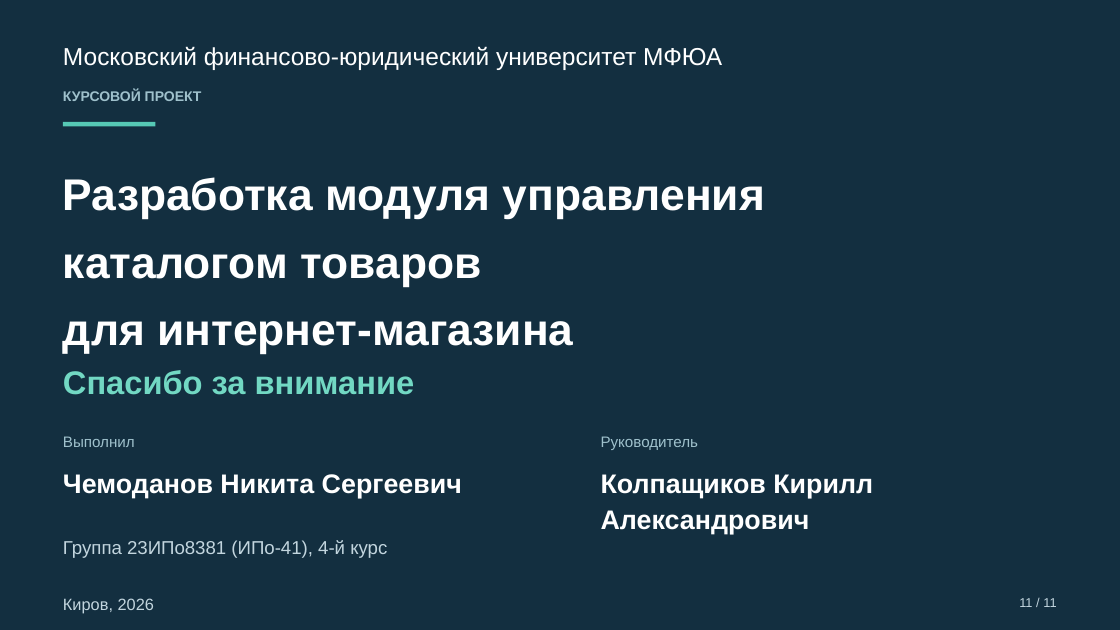
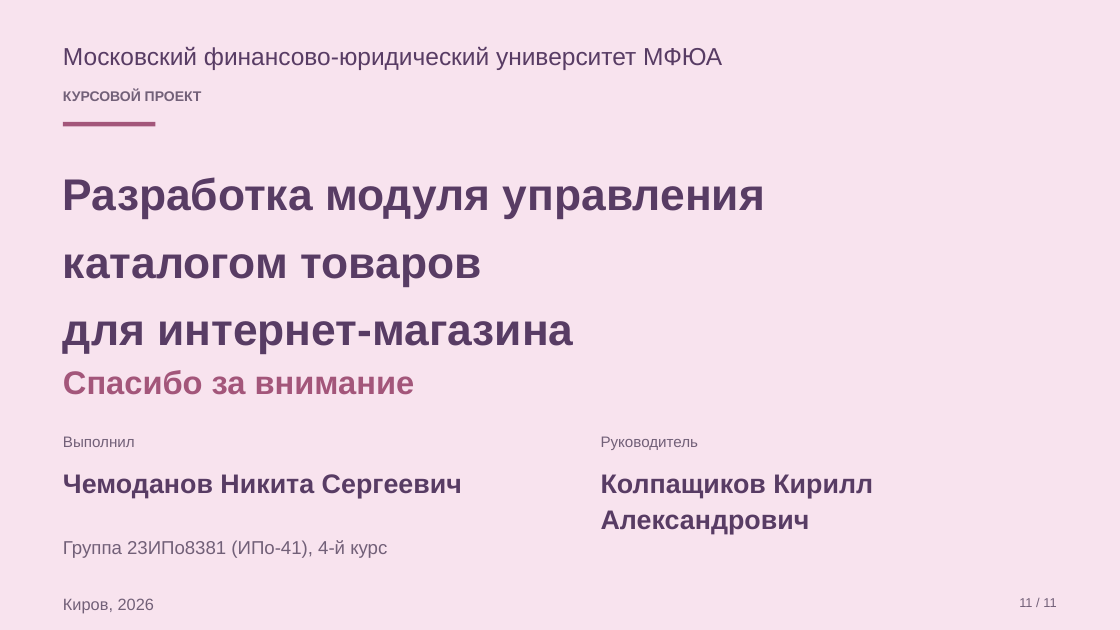
Before and after one commit to Koryza/kyyyyyrsach, a slide deck: slide 11 of docs/defense/catalog_defense.pptx. Drawn at 1120x630 pixels with LibreOffice and Linux fonts; fonts in the diff are those of the drawing. Boxes give left, top, right and bottom in pixels: in the first picture for what was removed or moved away, otherwise in the second. Text is boxed around its words. In the diff, an @@ line names an element or a change of style, - is before the commit and + after.

```diff
--- a/docs/defense/catalog_defense.pptx
+++ b/docs/defense/catalog_defense.pptx
@@ background #F6F8F9 to #FFF8FC @@
@@ rectangle at (0, 0, 1120, 630): fill #132F40 to #F8E3EE @@
@@ rectangle at (63, 122, 155, 127): fill #56C9B5 to #A3567A @@
@@ text "Спасибо за внимание" at (63, 370, 415, 395): text colour #72D8C3 to #A3567A @@
@@ text colour #9FC1CC to #726078 in 3 elements at (63, 90, 202, 101), (63, 436, 135, 447), (601, 436, 698, 450) @@
@@ text colour #FFFFFF to #583C64 in 4 elements at (63, 47, 722, 70), (63, 177, 765, 354), (63, 474, 462, 498), (601, 474, 873, 534) @@
@@ text colour #C2D5DE to #726078 in 3 elements at (63, 540, 387, 558), (63, 598, 154, 613), (1019, 598, 1056, 607) @@
```
Also in this commit, not shown: 9 other slides changed, 1 slide added, 1 slide removed, 8 other files.
